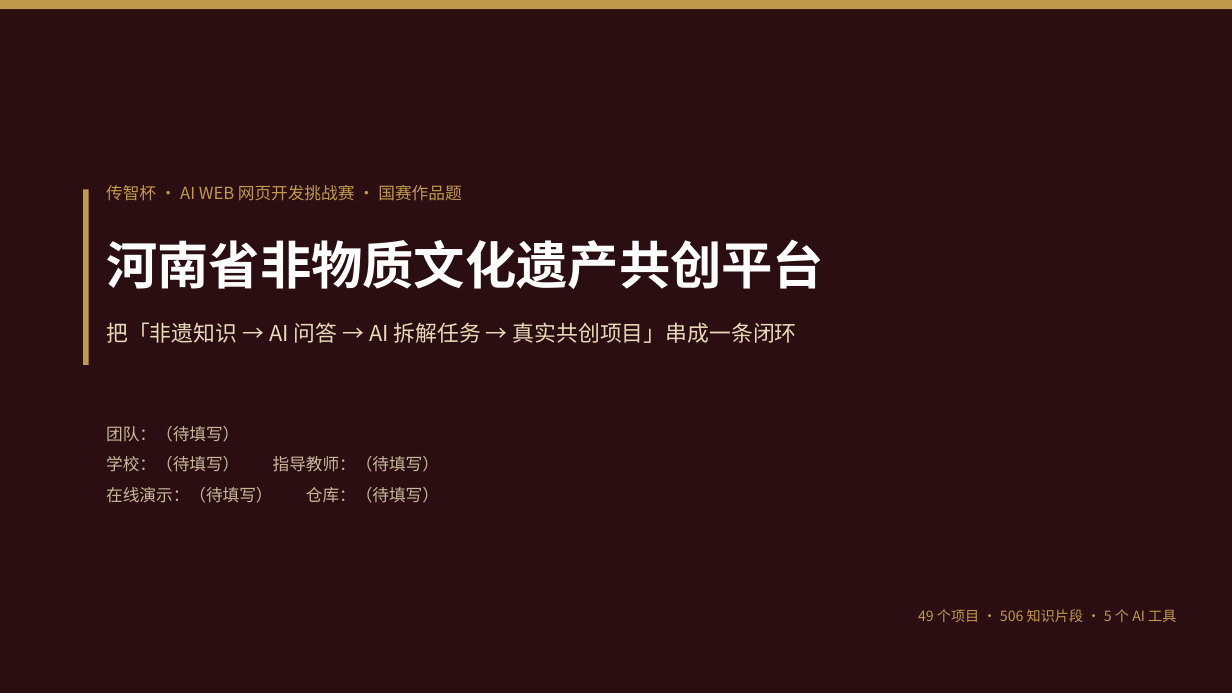
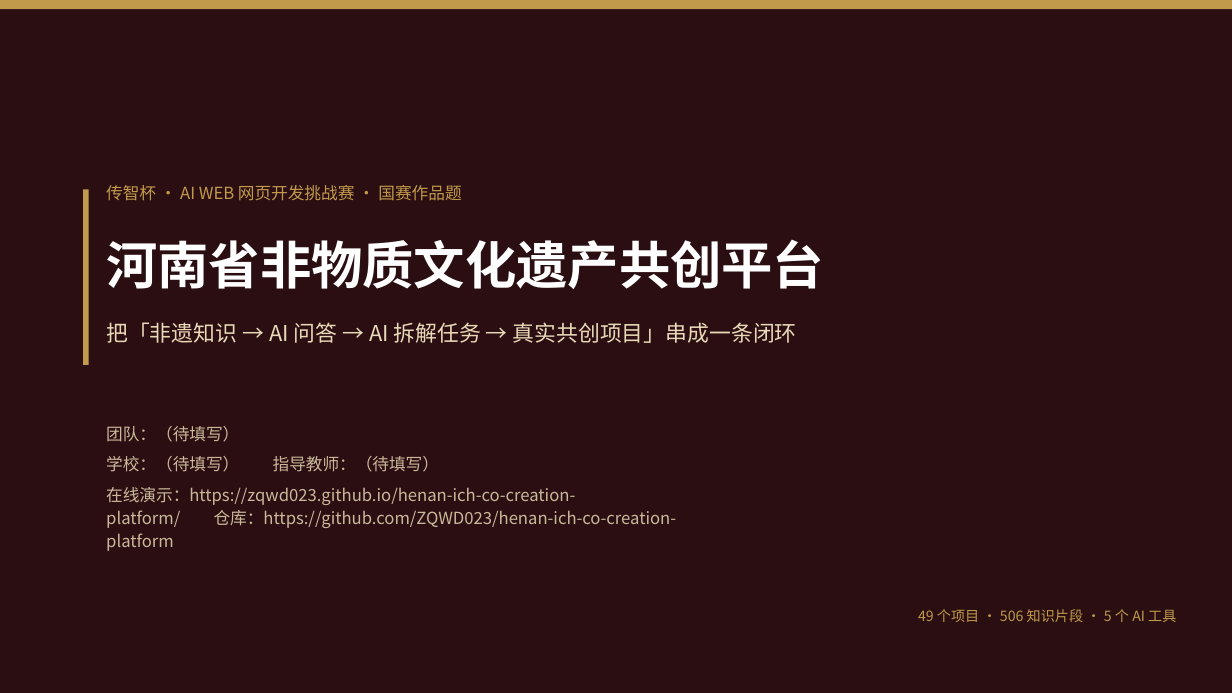
Before and after one commit to ZQWD023/henan-ich-co-creation-platform, a slide deck: slide 1 of docs/ppt/非遗共创平台-国赛答辩.pptx. Drawn at 1232x693 pixels with LibreOffice and Linux fonts; fonts in the diff are those of the drawing. Boxes give left, top, right and bottom in pixels: in the first picture for what was removed or moved away, otherwise in the second. Text is boxed around its words. In the diff, an @@ line names an element or a change of style, - is before the commit and + after.

Commit message:
chore: 写入仓库与演示地址（GitHub Pages 静态演示已上线），pre-submit 支持真实可见性/部署检测

```diff
--- a/docs/ppt/非遗共创平台-国赛答辩.pptx
+++ b/docs/ppt/非遗共创平台-国赛答辩.pptx
@@ text at bbox=[106, 487, 677, 528]: text changed @@
-在线演示：（待填写） 仓库：（待填写）
+在线演示：https://zqwd023.github.io/henan-ich-co-creation-platform/ 仓库：https://github.com/ZQWD023/henan-ich-co-creation-platform
```
Also in this commit, not shown: 1 other slide changed, 6 other files.
